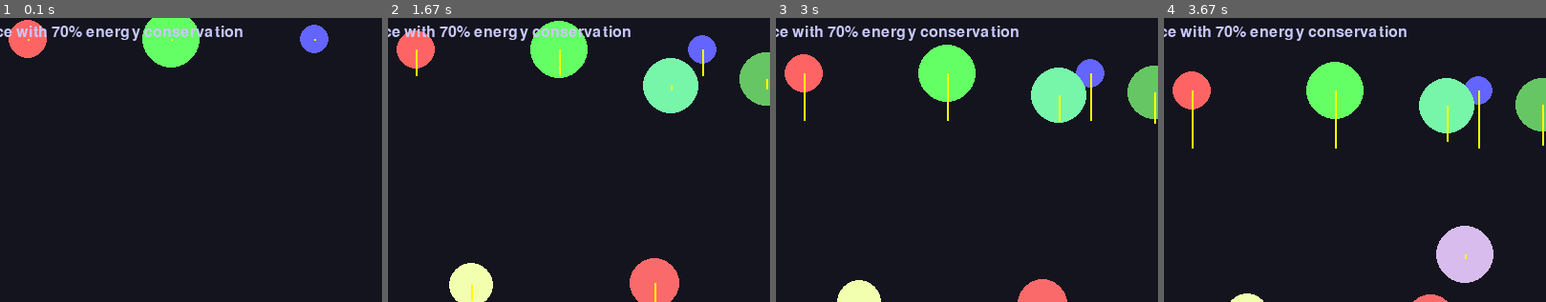
Above: before the commit, frames 1-4 (left to right).
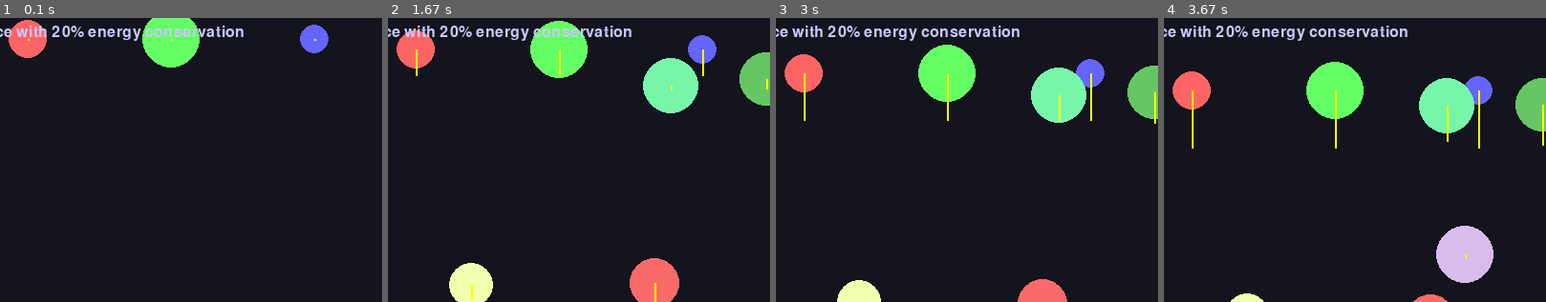
Above: after the commit, the same moments.

Repository: bruno767/Pygame-CBL-Project
Game: pygame game, started from challenges/challenge_1_3_gravity_simulator.py
The game is run twice, just before and just after one commit, with the same random seed, the same clock (stepped at 60 frames per second) and the same inputs.
Inputs (mouse positions are % of the whole screen's width and height, from its top left):
- Up to frame 1 (0.1 s): no input
- Up to frame 2 (1.67 s): click (50, 50) at 0.38 s; click (26, 51) at 0.72 s; click (65, 15) at 1.05 s; click (52, 16) at 1.38 s
- Up to frame 3 (3 s): click (51, 60) at 1.72 s; click (76, 65) at 2.05 s; click (76, 41) at 2.38 s; click (86, 42) at 2.72 s
- Up to frame 4 (3.67 s): click (85, 69) at 3.05 s; click (54, 46) at 3.38 s
The pictures show only the part of the screen within x 15-65%, y 4-54%; the shares and areas given below are measured in that part.

The runs differ from the first frame. In frame 1, 1.1% of the frame differs, in the area x 13-64%, y 2-9%; in frame 2, 1.1%; in frame 3, 1.1%; in frame 4, 1.1%.

Commit message:
fix: removing bouncing count from bouncing physics

Diff:
--- a/challenges/challenge_1_3_gravity_simulator.py
+++ b/challenges/challenge_1_3_gravity_simulator.py
@@ -31,8 +31,8 @@
 PIXELS_PER_METER = 50  # Scale: 50 pixels = 1 meter
 GRAVITY_PIXELS = GRAVITY * PIXELS_PER_METER / 60  # Convert to pixels per frame (at 60 FPS)
 
-# Bounce damping constant - ADDED THIS
-BOUNCE_DAMPING = 0.7  # Energy lost on bounce (0.7 = keeps 70% of velocity)
+# Bounce damping constant
+BOUNCE_DAMPING = 0.2  # Energy lost on bounce (0.7 = keeps 70% of velocity)
 
 screen = pygame.display.set_mode((WINDOW_WIDTH, WINDOW_HEIGHT))
 pygame.display.set_caption("Challenge 1.3: Gravity Simulator!")
@@ -52,7 +52,7 @@
         # Track if object has hit ground
         self.on_ground = False
 
-        # Track bounce count - ADDED THIS
+        # Track bounce count
         self.bounce_count = 0
 
     def update(self, delta_time):
@@ -69,7 +69,7 @@
             ground_y = WINDOW_HEIGHT - GROUND_HEIGHT
             if self.y + self.radius >= ground_y:
                 # ADDED BOUNCE PHYSICS
-                if self.bounce_count < 3 and abs(self.velocity_y) > 2:  # Bounce up to 3 times
+                if abs(self.velocity_y) > 1:
                     # Reverse velocity and apply damping
                     self.velocity_y = -self.velocity_y * BOUNCE_DAMPING
                     self.bounce_count += 1
